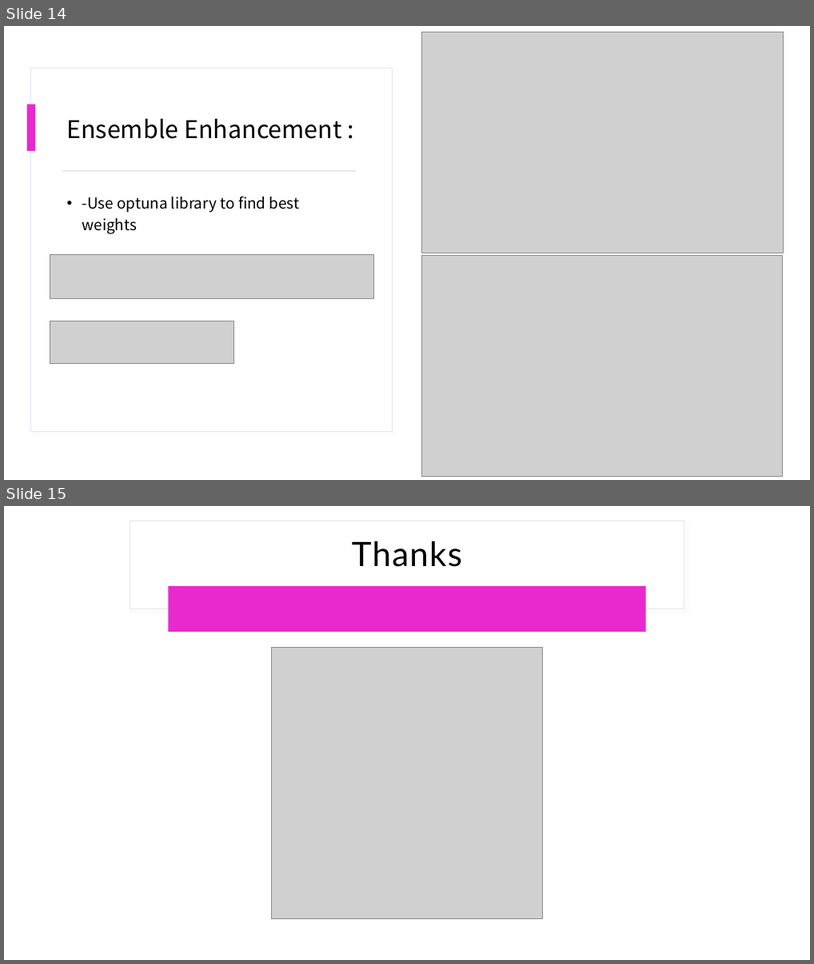
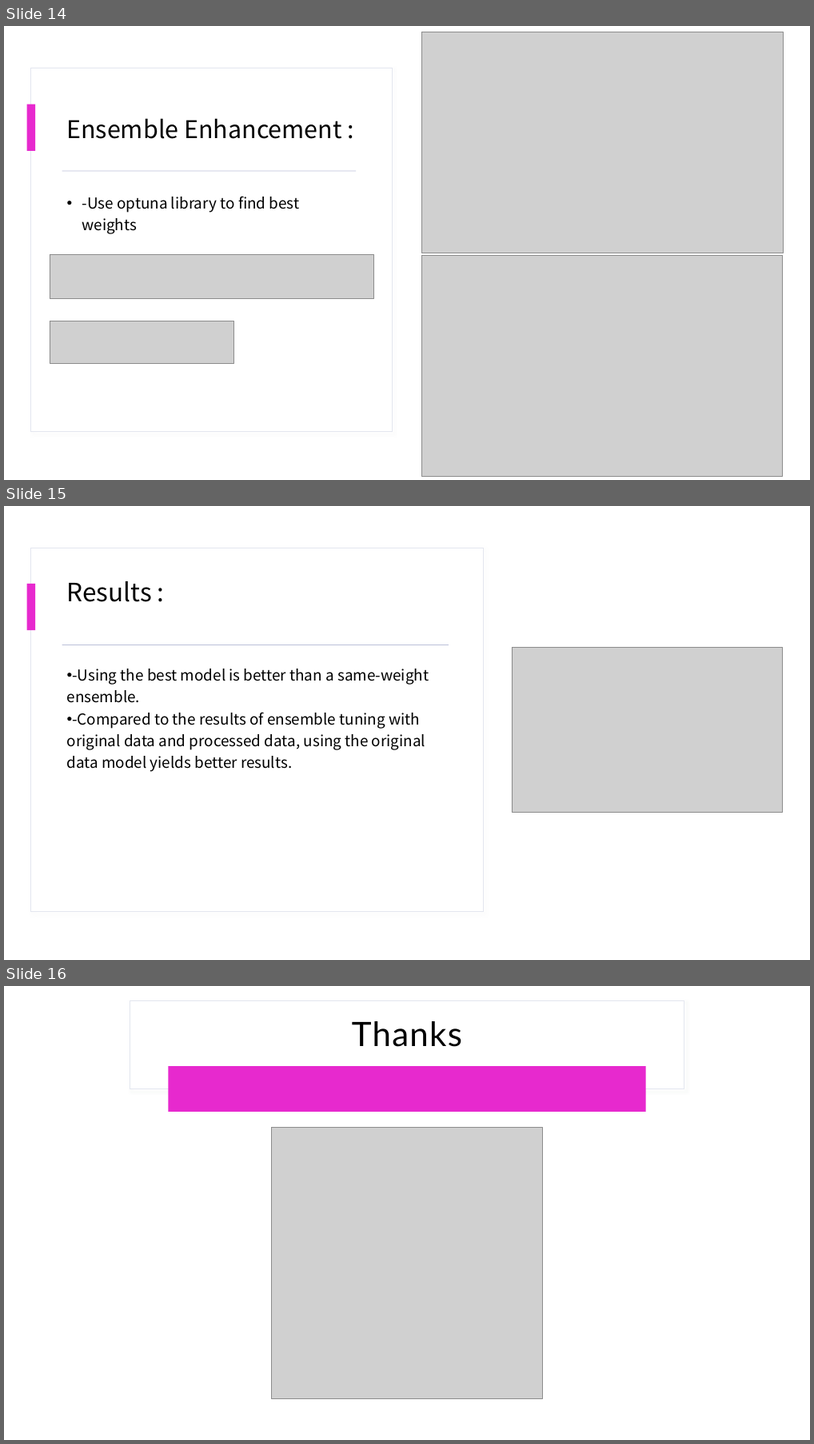
Before and after one commit to DataMining2024/DM24_FinalProject, a slide deck: 데이터마이닝(CSEG312-01) 프로젝트.pptx. Shown one above the other, each under a label of ours: slides 14 and 15 before the commit, slides 14, 15 and 16 after it. The pictures are 814x964 and 814x1444 pixels, drawn with LibreOffice and Linux fonts; fonts in the diff are those of the drawing; grey boxes stand for pictures. Boxes give left, top, right and bottom in pixels: in the first picture for what was removed or moved away, otherwise in the second. Text is boxed around its words. In the diff, an @@ line names an element or a change of style, - is before the commit and + after.

```diff
--- a/데이터마이닝(CSEG312-01) 프로젝트.pptx
+++ b/데이터마이닝(CSEG312-01) 프로젝트.pptx
@@ slide 15 added at (x1=4, y1=506, x2=810, y2=960), background #FFFFFF; not listed: 2 template elements that a slide beside it also shows @@
@@ rectangle added at (x1=4, y1=506, x2=810, y2=960), fill #FFFFFF @@
@@ rectangle added at (x1=31, y1=548, x2=484, y2=912), fill #FFFFFF, outline #E3E6EF 0.75 pt @@
@@ rectangle added at (x1=27, y1=584, x2=35, y2=630), fill #E729CE @@
@@ title added at (x1=67, y1=581, x2=152, y2=602), 30 pt, text #000000 @@
+Results :
@@ rectangle added at (x1=62, y1=644, x2=449, y2=645), fill #BABFD8 @@
@@ picture added at (x1=512, y1=647, x2=783, y2=812) @@
@@ text added at (x1=67, y1=668, x2=429, y2=772), 18 pt, text #000000 @@
+• -Using the best model is better than a same-weight ensemble.
+• -Compared to the results of ensemble tuning with original data and processed data, using the original data model yields better results.
@@ what was slide 15 is now slide 16 @@
```
Also in this commit, not shown: 1 other file.
